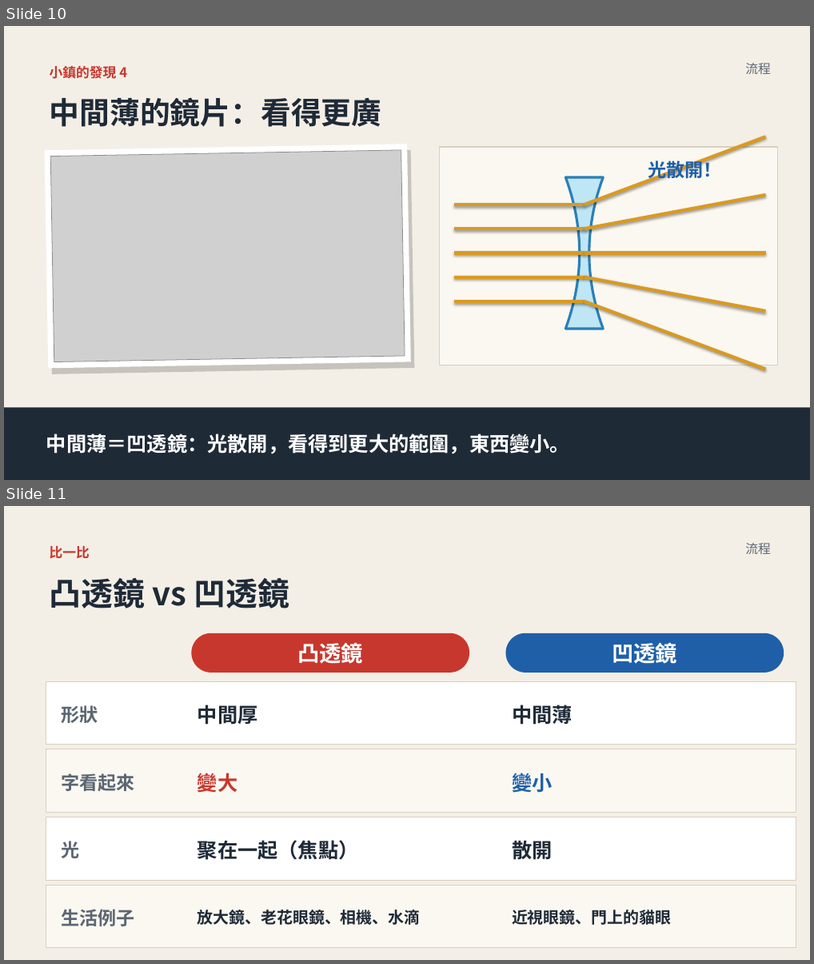
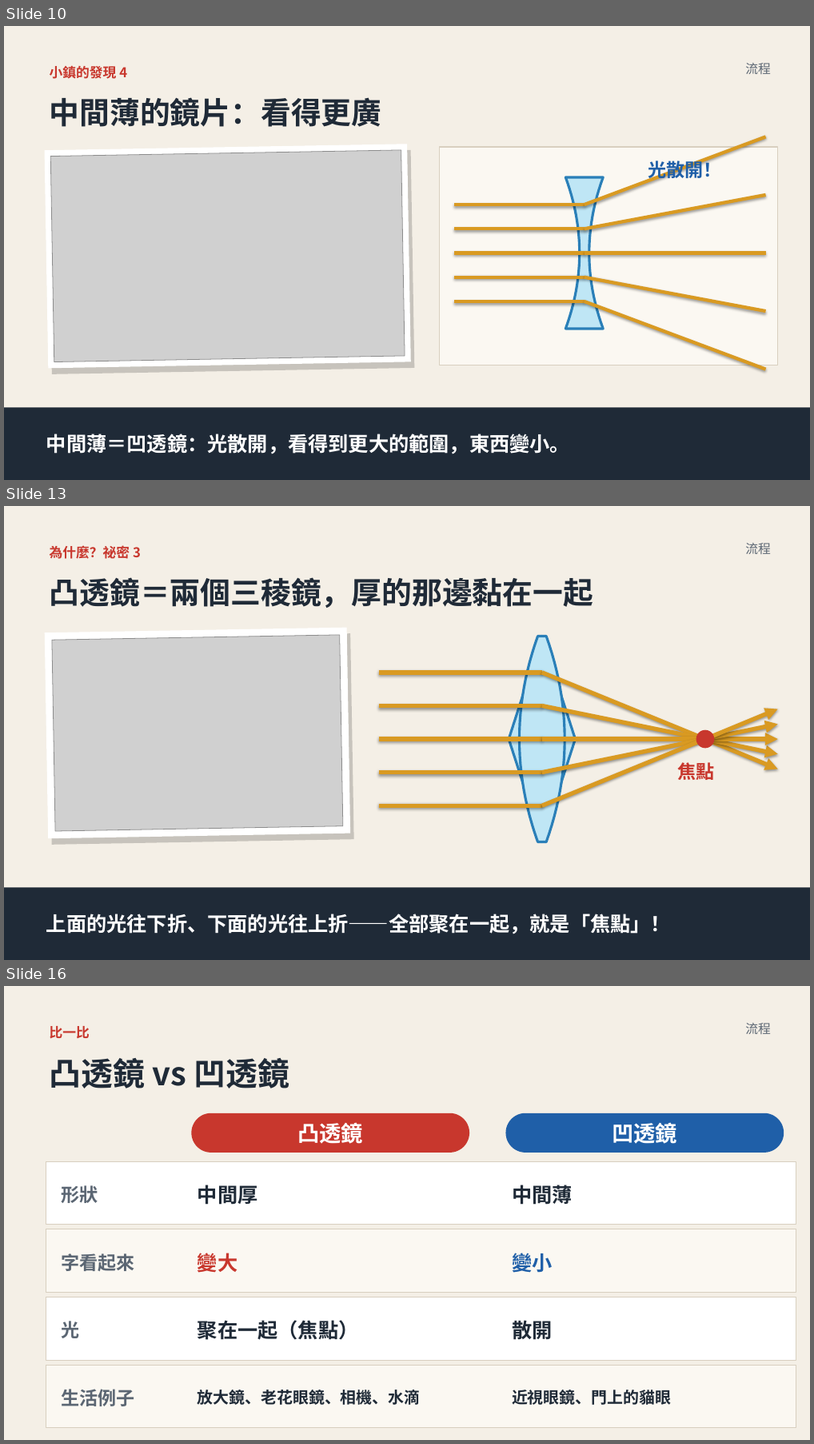
Before and after one commit to classtools1020/classtools1020.github.io, a slide deck: light-lens/files/L1-lens.pptx. Shown one above the other, each under a label of ours: slides 10 and 11 before the commit, slides 10, 13 and 16 after it; the slides between them are not shown. The pictures are 814x964 and 814x1444 pixels, drawn with LibreOffice and Linux fonts; fonts in the diff are those of the drawing; grey boxes stand for pictures. Boxes give left, top, right and bottom in pixels: in the first picture for what was removed or moved away, otherwise in the second. Text is boxed around its words. In the diff, an @@ line names an element or a change of style, - is before the commit and + after.

```diff
--- a/light-lens/files/L1-lens.pptx
+++ b/light-lens/files/L1-lens.pptx
@@ slide 13 added at [4,506,810,960], background #FFFFFF @@
@@ rectangle added at [4,506,810,960], fill #F4EFE6 @@
@@ text added at [50,545,141,559], 16 pt, text #C8372D, bold @@
+為什麼？祕密 3
@@ text added at [746,543,770,554], 15 pt, text #5B6673 @@
+流程
@@ text added at [50,577,594,608], 36 pt, text #1F2A37, bold @@
+凸透鏡＝兩個三稜鏡，厚的那邊黏在一起
@@ rectangle added at [45,628,350,838], fill #FFFFFF @@
@@ rectangle added at [48,633,354,844], fill #000000 at 18% opacity @@
@@ picture added at [52,635,343,831] @@
@@ freeform shape added at [509,636,576,739], fill #BFE6F5, outline #2A7FB8 3 pt @@
@@ freeform shape added at [520,636,566,842], fill #BFE6F5, outline #2A7FB8 3 pt @@
@@ line added from (379, 672) to (542, 672), #D99A22 5 pt @@
@@ line added from (542, 672) to (706, 739), #D99A22 5 pt @@
@@ line added from (379, 706) to (542, 706), #D99A22 5 pt @@
@@ line added from (542, 706) to (706, 739), #D99A22 5 pt @@
@@ arrow added from (706, 739) to (778, 708), #D99A22 5 pt @@
@@ line added from (379, 739) to (542, 739), #D99A22 5 pt @@
@@ freeform shape added at [509,739,576,842], fill #BFE6F5, outline #2A7FB8 3 pt @@
@@ line added from (542, 739) to (706, 739), #D99A22 5 pt @@
@@ line added from (542, 772) to (706, 739), #D99A22 5 pt @@
@@ line added from (542, 805) to (706, 739), #D99A22 5 pt @@
@@ ellipse added at [697,730,715,748], fill #C8372D @@
@@ arrow added from (706, 739) to (778, 768), #D99A22 5 pt @@
@@ arrow added from (706, 739) to (778, 754), #D99A22 5 pt @@
@@ arrow added from (706, 739) to (778, 739), #D99A22 5 pt @@
@@ arrow added from (706, 739) to (778, 724), #D99A22 5 pt @@
@@ text added at [678,762,715,780], 22 pt, text #C8372D, bold @@
+焦點
@@ line added from (379, 772) to (542, 772), #D99A22 5 pt @@
@@ line added from (379, 805) to (542, 805), #D99A22 5 pt @@
@@ rectangle added at [4,887,810,960], fill #1F2A37, 24 pt, text #FFFFFF, bold @@
+上面的光往下折、下面的光往上折——全部聚在一起，就是「焦點」！
@@ what was slide 11 is now slide 16 @@
```
Also in this commit, not shown: 1 slide changed, 4 other slides added, 3 other files.
